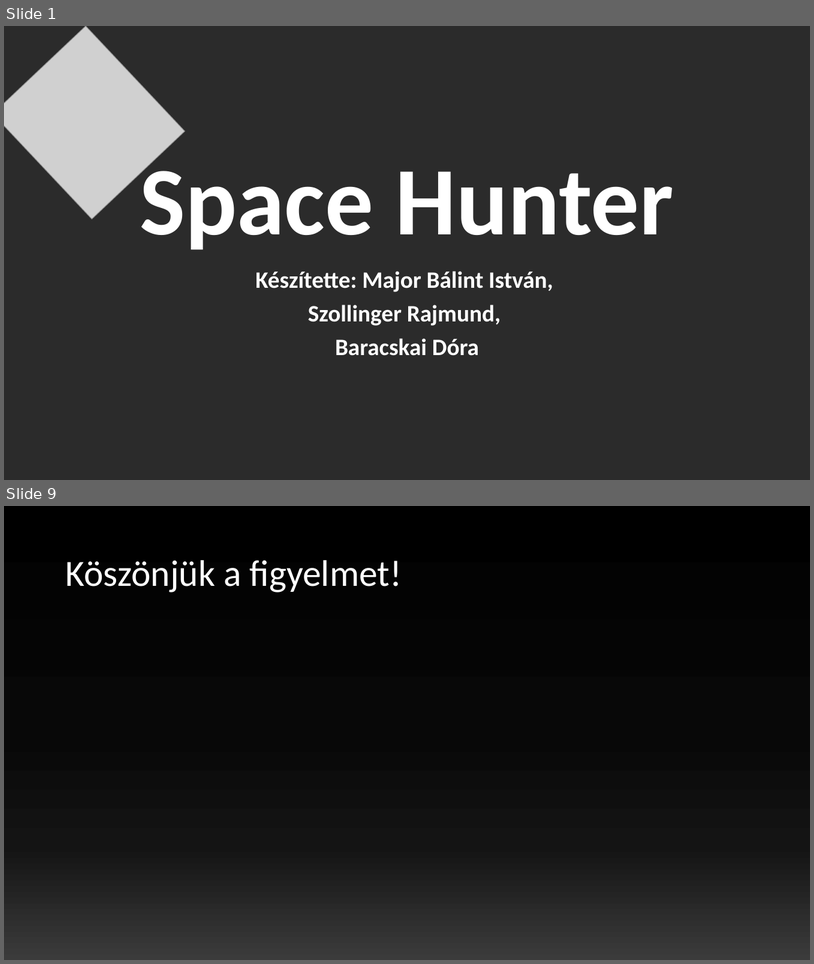
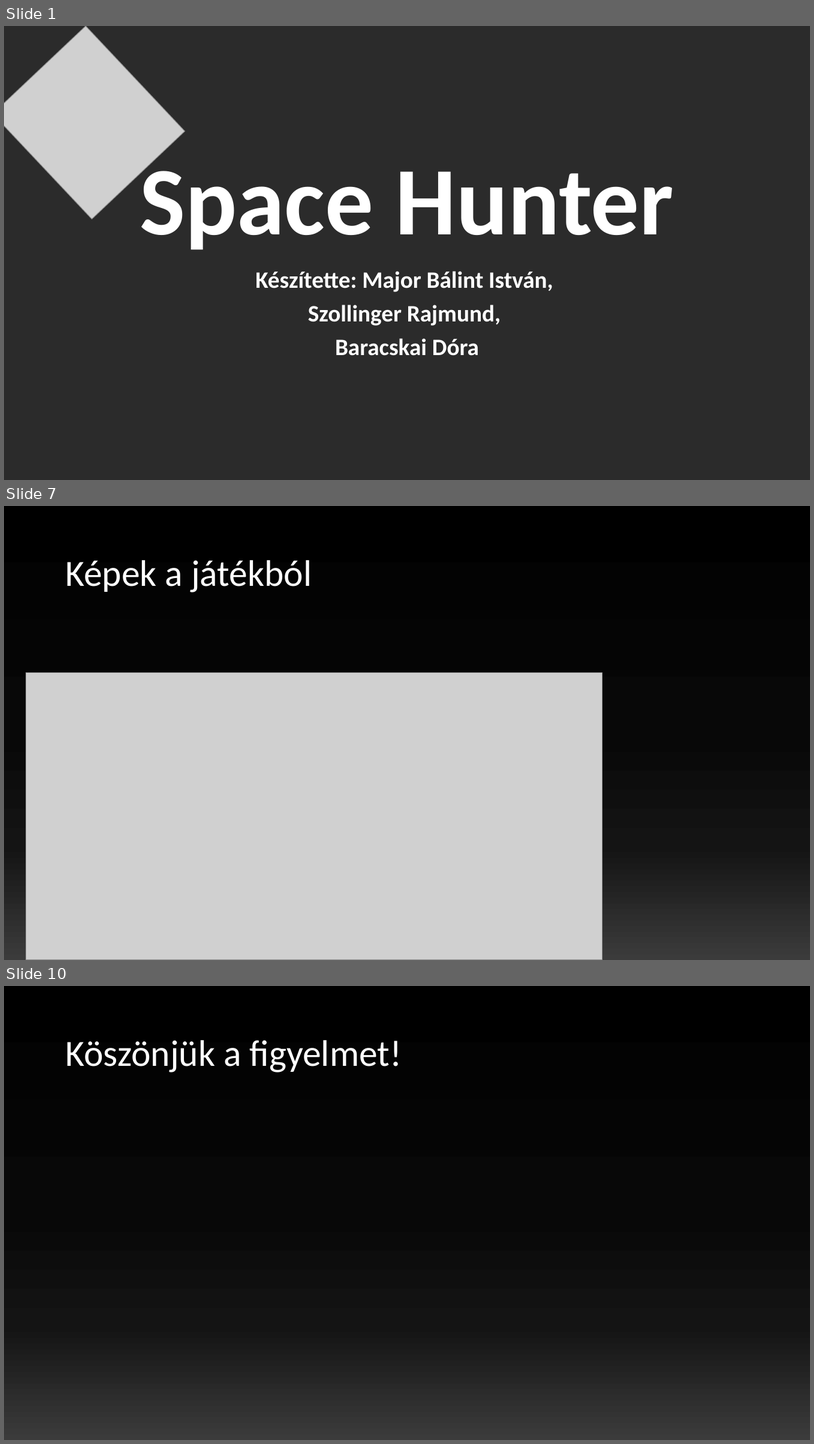
Before and after one commit to szollingerrajmund/SpaceHunter, a slide deck: PPT/Space Hunter.pptx. Shown one above the other, each under a label of ours: slides 1 and 9 before the commit, slides 1, 7 and 10 after it; the slides between them are not shown. The pictures are 814x964 and 814x1444 pixels, drawn with LibreOffice and Linux fonts; fonts in the diff are those of the drawing; grey boxes stand for pictures; background and template pictures are left out; a plain dark background stands for a picture behind light text. Boxes give left, top, right and bottom in pixels: in the first picture for what was removed or moved away, otherwise in the second. Text is boxed around its words. In the diff, an @@ line names an element or a change of style, - is before the commit and + after.

```diff
--- a/PPT/Space Hunter.pptx
+++ b/PPT/Space Hunter.pptx
@@ slide 7 added at [4, 506, 810, 960], background gradient #000000 to #080808 to #141414 to #3B3B3B @@
@@ title added at [65, 560, 312, 592], 44 pt, text #FFFFFF @@
+Képek a játékból
@@ picture added at [26, 673, 603, 960] @@
@@ what was slide 9 is now slide 10 @@
```
Also in this commit, not shown: 4 slides changed, 3 other slides added, 3 slides removed, 6 other files.
